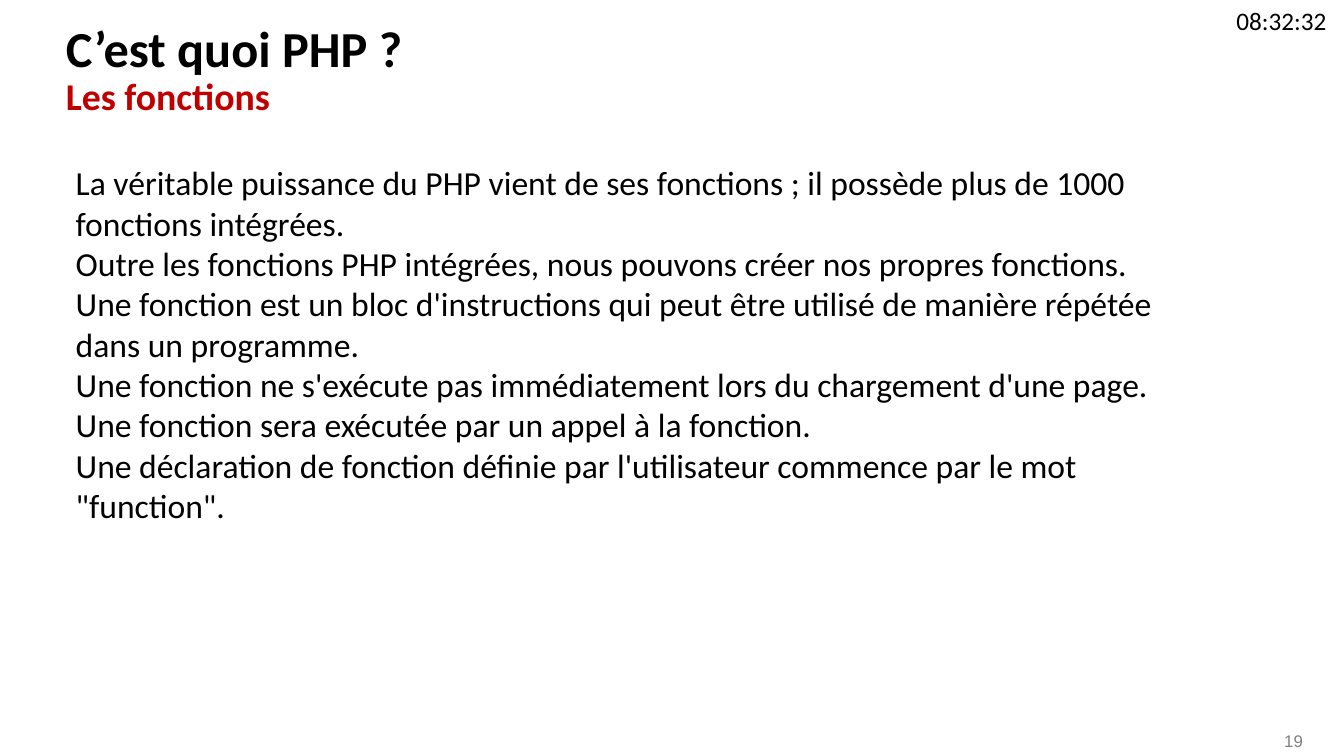
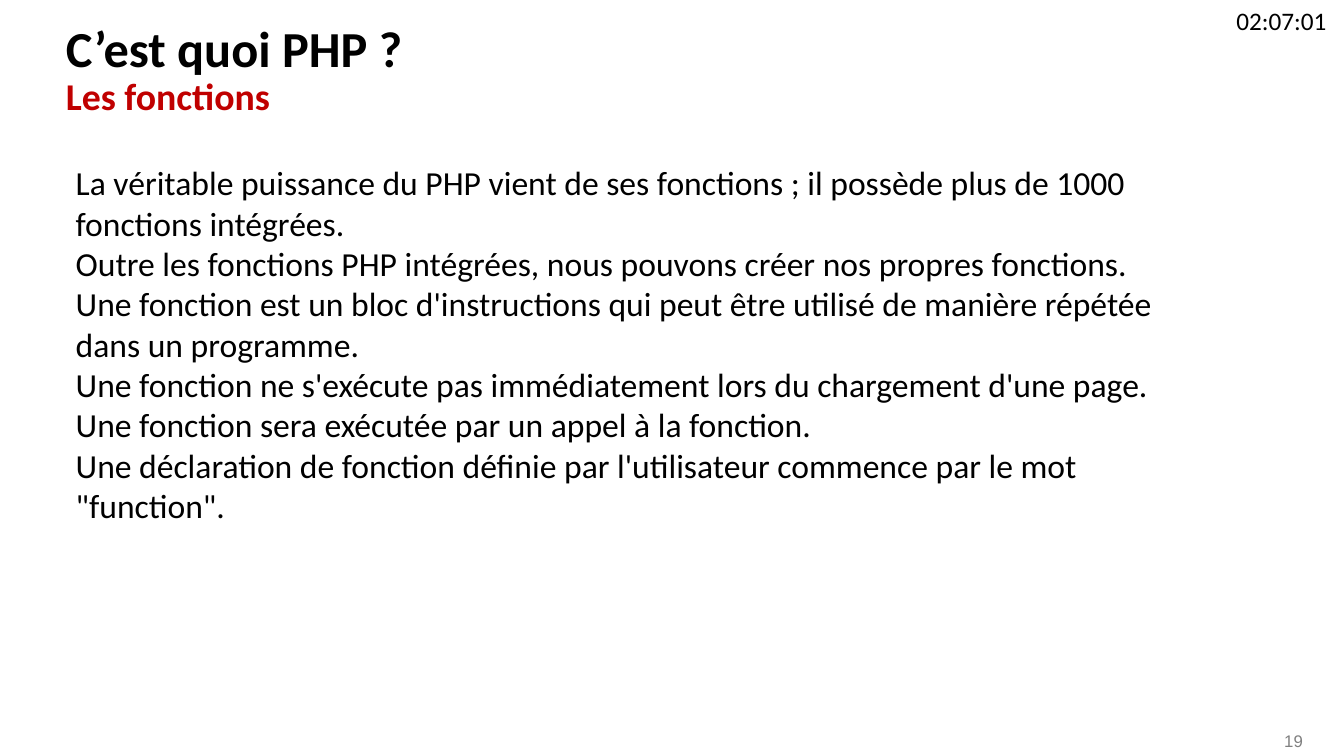
Before and after one commit to drupestre/phpudev, a slide deck: slide 19 of php_v0.1.pptx. Drawn at 1344x756 pixels with LibreOffice and Linux fonts; fonts in the diff are those of the drawing; background and template pictures are left out. Boxes give left, top, right and bottom in pixels: in the first picture for what was removed or moved away, otherwise in the second. Text is boxed around its words. In the diff, an @@ line names an element or a change of style, - is before the commit and + after.

```diff
--- a/php_v0.1.pptx
+++ b/php_v0.1.pptx
@@ text at bbox=[1236, 13, 1326, 30]: text changed @@
-08:32:32
+02:07:01
```
Also in this commit, not shown: 28 other slides changed.
